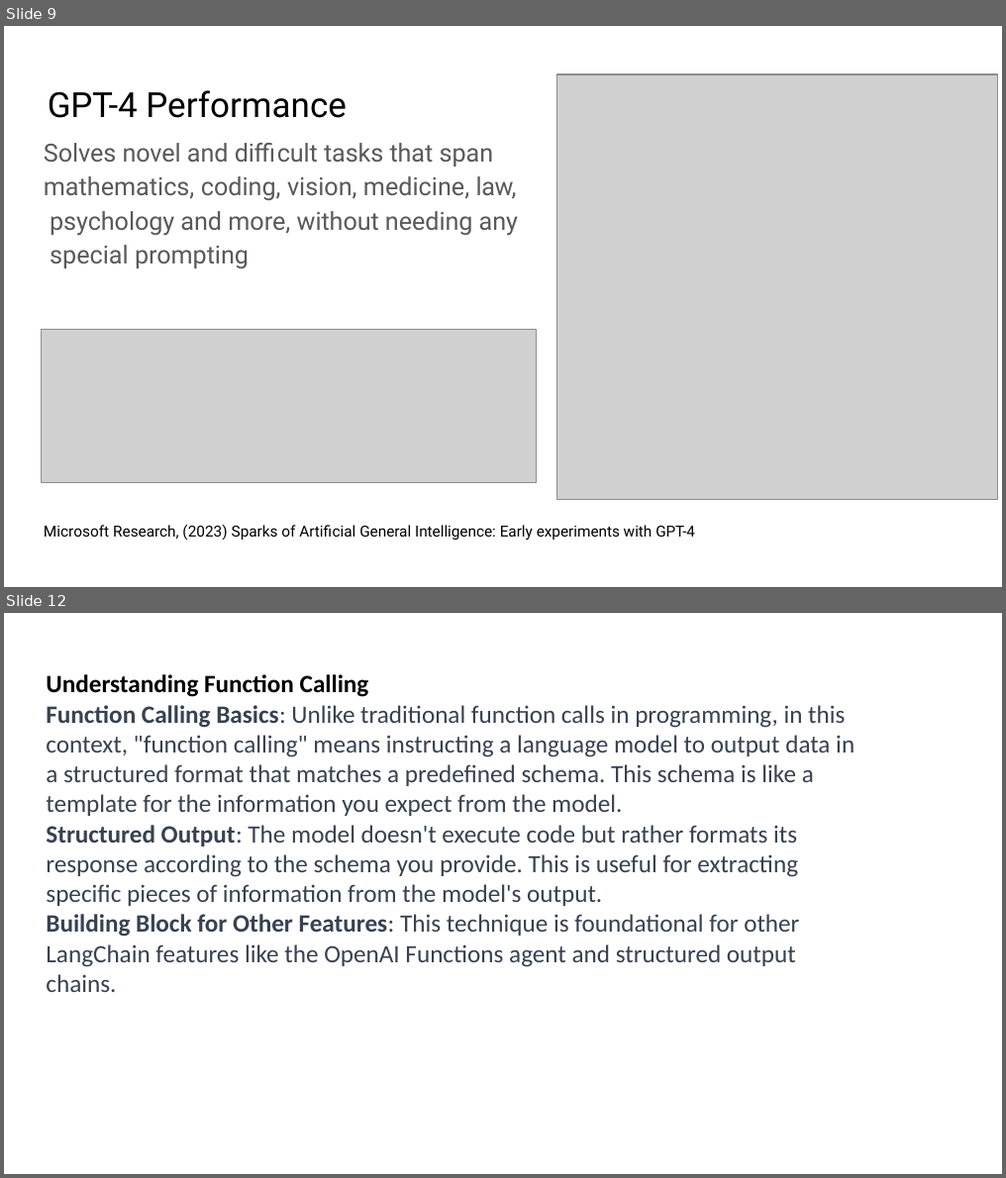
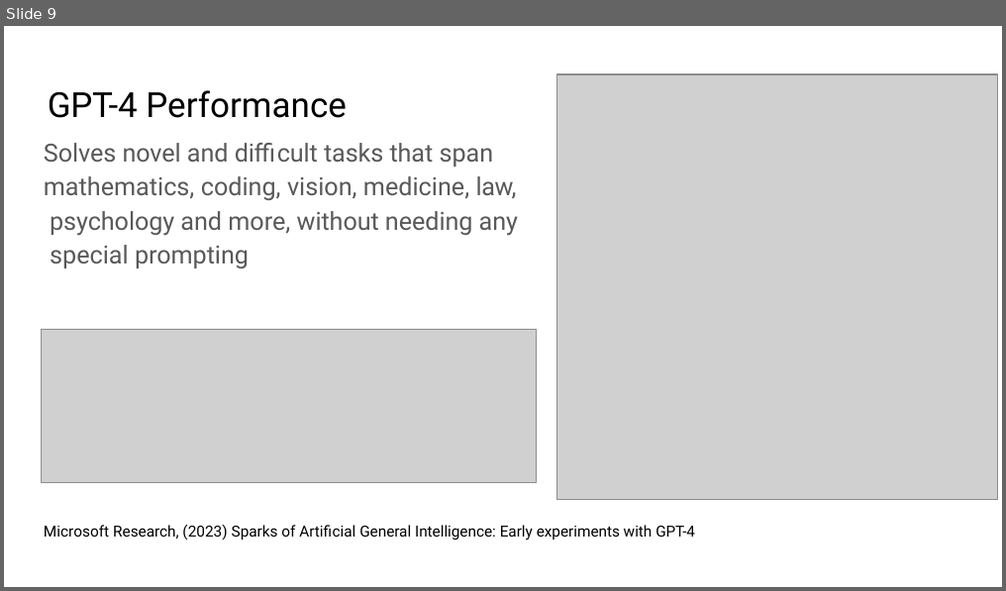
Before and after one commit to tmehtiyev2019/llm-api-tm, a slide deck: Project Presentation-Tural Mehtiyev.pptx. Shown one above the other, each under a label of ours: slides 9 and 12 before the commit, slide 9 after it; the slides between them are not shown. The pictures are 1006x1178 and 1006x591 pixels, drawn with LibreOffice and Linux fonts; fonts in the diff are those of the drawing; grey boxes stand for pictures; background and template pictures are left out. Boxes give left, top, right and bottom in pixels: in the first picture for what was removed or moved away, otherwise in the second. Text is boxed around its words. In the diff, an @@ line names an element or a change of style, - is before the commit and + after.

```diff
--- a/Project Presentation-Tural Mehtiyev.pptx
+++ b/Project Presentation-Tural Mehtiyev.pptx
@@ slide 12 removed at [4, 613, 1002, 1174], background #FFFFFF @@
@@ title removed at [46, 674, 854, 992] @@
-Understanding Function Calling
-Function Calling Basics: Unlike traditional function calls in programming, in this context, "function calling" means instructing a language model to output data in a structured format that matches a predefined schema. This schema is like a template for the information you expect from the model.
-Structured Output: The model doesn't execute code but rather formats its response according to the schema you provide. This is useful for extracting specific pieces of information from the model's output.
-Building Block for Other Features: This technique is foundational for other LangChain features like the OpenAI Functions agent and structured output chains.
```
Also in this commit, not shown: 4 slides changed, 7 slides added, 4 other slides removed.
